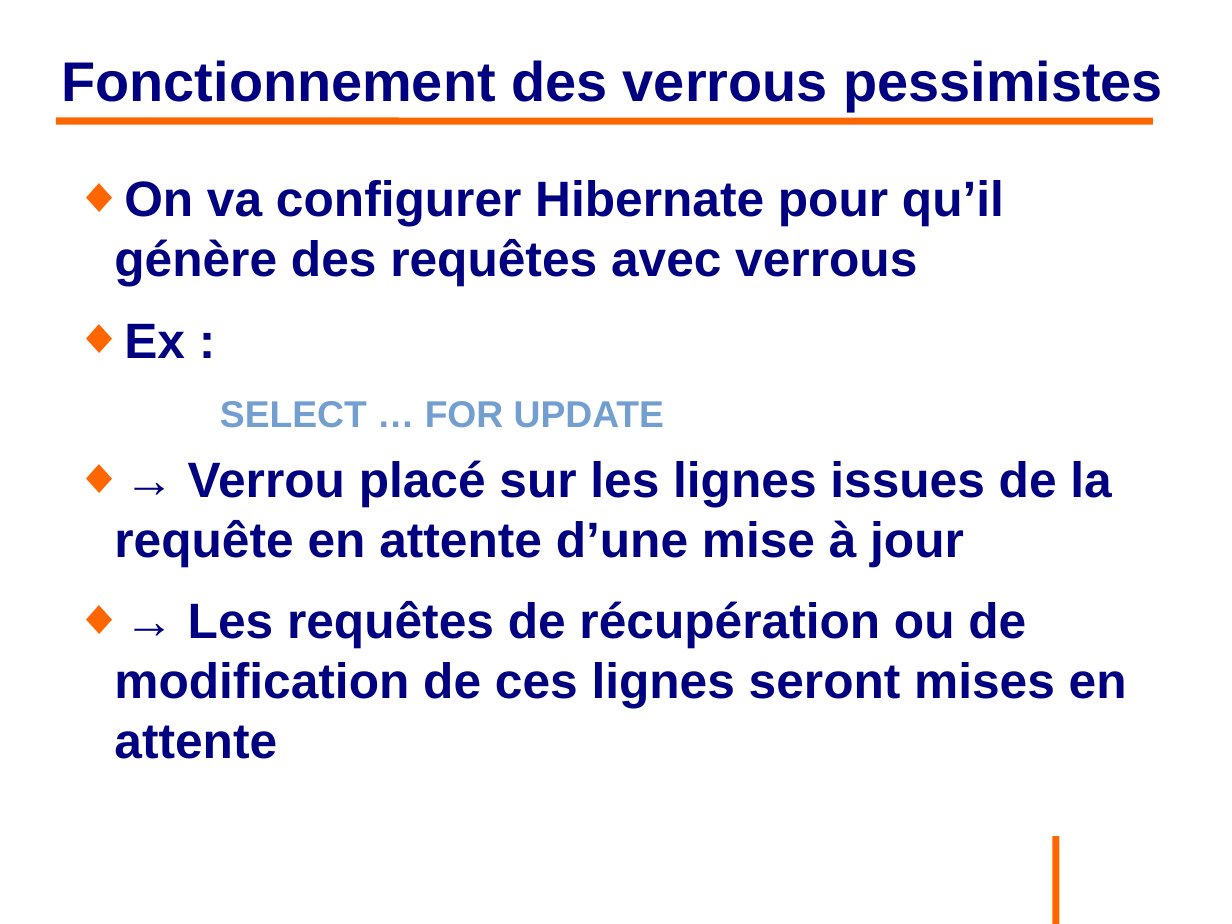
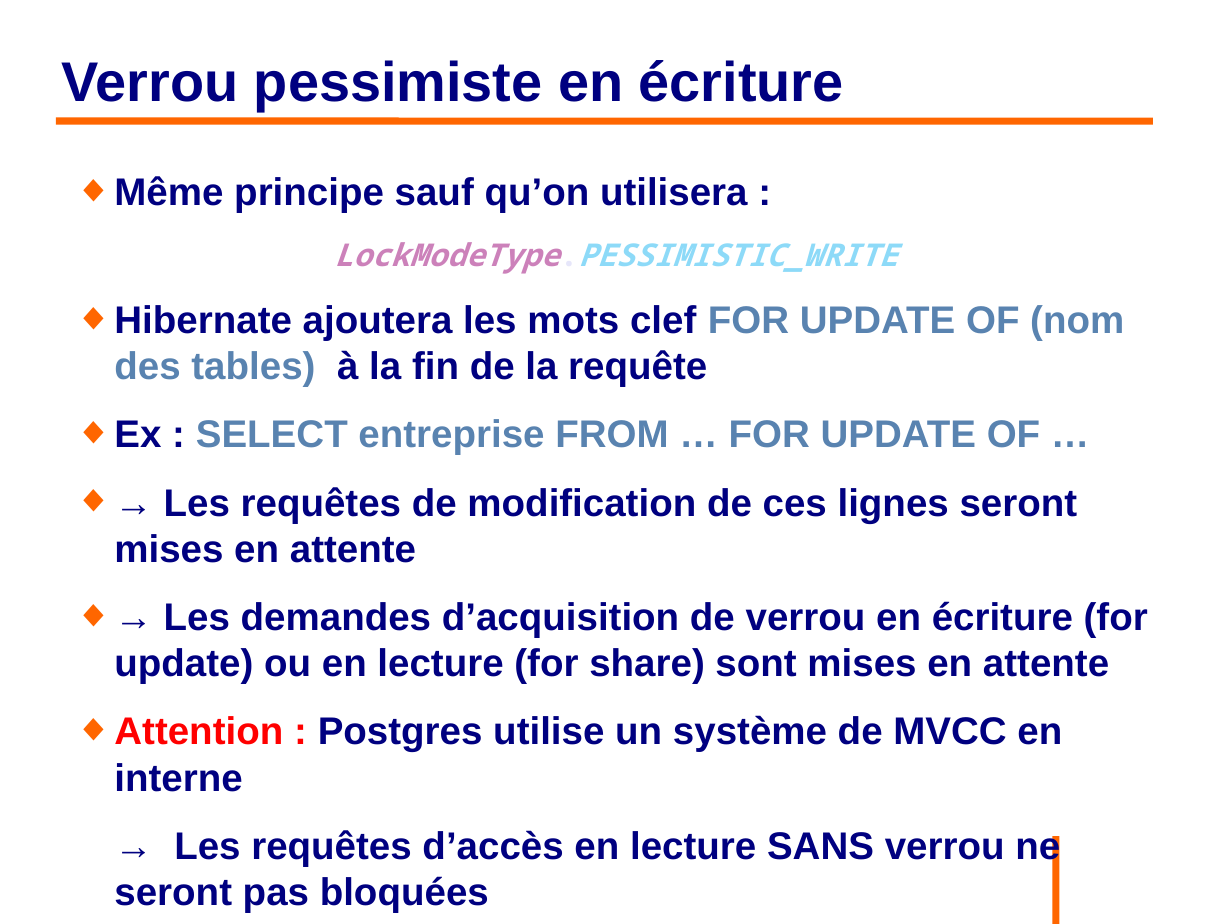
Before and after one commit to philphils/formation-hibernate-avancee, a slide deck: slide 106 of Documentation/diapo_formation_hibernate_avancee.odp (slide 104 before the commit). Drawn at 1232x924 pixels with LibreOffice and Linux fonts; fonts in the diff are those of the drawing; background and template pictures are left out. Boxes give left, top, right and bottom in pixels: in the first picture for what was removed or moved away, otherwise in the second. Text is boxed around its words. In the diff, an @@ line names an element or a change of style, - is before the commit and + after.

Commit message:
Finalisation partie verrou TP4

```diff
--- a/Documentation/diapo_formation_hibernate_avancee.odp
+++ b/Documentation/diapo_formation_hibernate_avancee.odp
@@ title at (62, 60, 844, 111): text changed @@
-Fonctionnement des verrous pessimistes
+Verrou pessimiste en écriture
@@ text at (114, 176, 1148, 913): text changed; size 32 to 24.8 pt @@
-◆ On va configurer Hibernate pour qu’il génère des requêtes avec verrous
-◆ Ex :
-    SELECT … FOR UPDATE
-◆ → Verrou placé sur les lignes issues de la requête en attente d’une mise à jour
-◆ → Les requêtes de récupération ou de modification de ces lignes seront mises en attente
+◆ Même principe sauf qu’on utilisera :
+LockModeType.PESSIMISTIC_WRITE
+◆ Hibernate ajoutera les mots clef FOR UPDATE OF (nom des tables) à la fin de la requête
+◆ Ex : SELECT entreprise FROM … FOR UPDATE OF …
+◆ → Les requêtes de modification de ces lignes seront mises en attente
+◆ → Les demandes d’acquisition de verrou en écriture (for update) ou en lecture (for share) sont mises en attente
+◆ Attention : Postgres utilise un système de MVCC en interne
+→ Les requêtes d’accès en lecture SANS verrou ne seront pas bloquées
+◆ A utiliser lorsqu’on s’apprête à modifier des données
```
Also in this commit, not shown: 2 other slides changed, 3 slides added.
